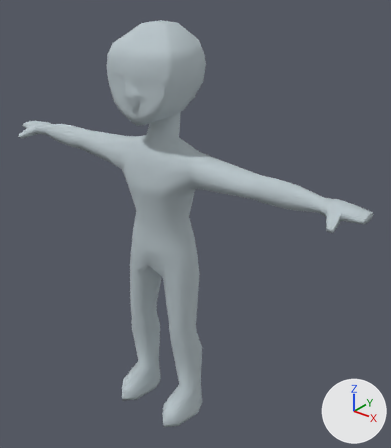
Two versions of the glTF model output/base45.glb, one commit apart.
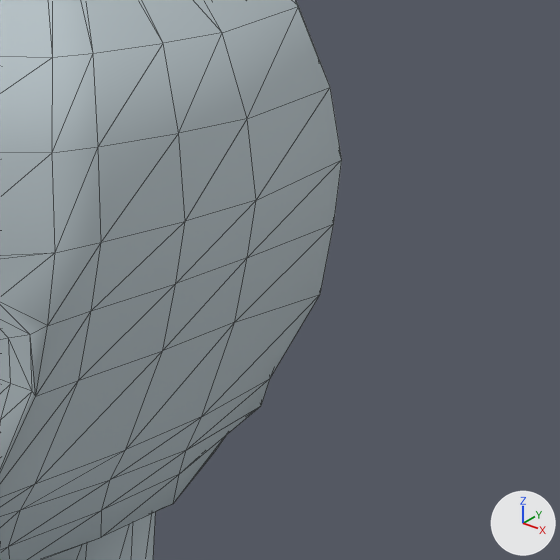
Each version appears first whole from a 50 mm camera at (1.769, -1.93, 2.443) aimed at (0.115, 0.138, 1.162), and next in a close-up on the part from 41% to 60% of the width and 9% to 26% of the height. The axes (+X, +Y, +Z) are drawn at lower right. The lights are the same throughout. The older version's two pictures come first. The close-ups show mesh edges as thin lines.

The first close-up shows 'BaseBody'.
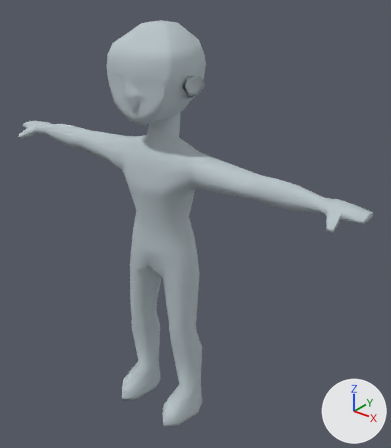
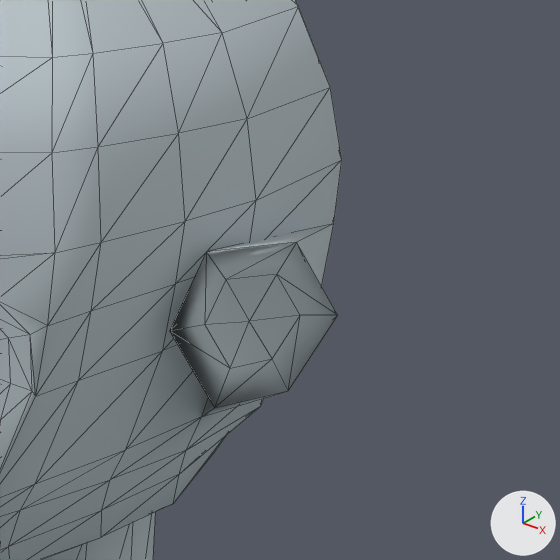
Boxes [x1, y1, x2, y2] around the edits, measured in the close-ups (560 x 560 px):
part 1 of me_mesh_0, built on: before [202, 224, 334, 416]; after [170, 224, 338, 416]

The change in detail:
me_mesh_0 is used by ob_basebody; location (0.0, 0.0, 0.0).
me_mesh_0 had 624 vertices, 1244 faces and spanned x -1.1..1.1, y -0.23..0.25, z 0.0..2.2.
me_mesh_0 now has 650 vertices, 1296 faces and spans x -1.1..1.1, y -0.23..0.25, z 0.0..2.2.
Part 1, on me_mesh_0:
8 faces are deleted.
26 vertices are added at x -0.28..0.28, y -0.08..0.0, z 1.89..1.99.
60 new faces join them.
